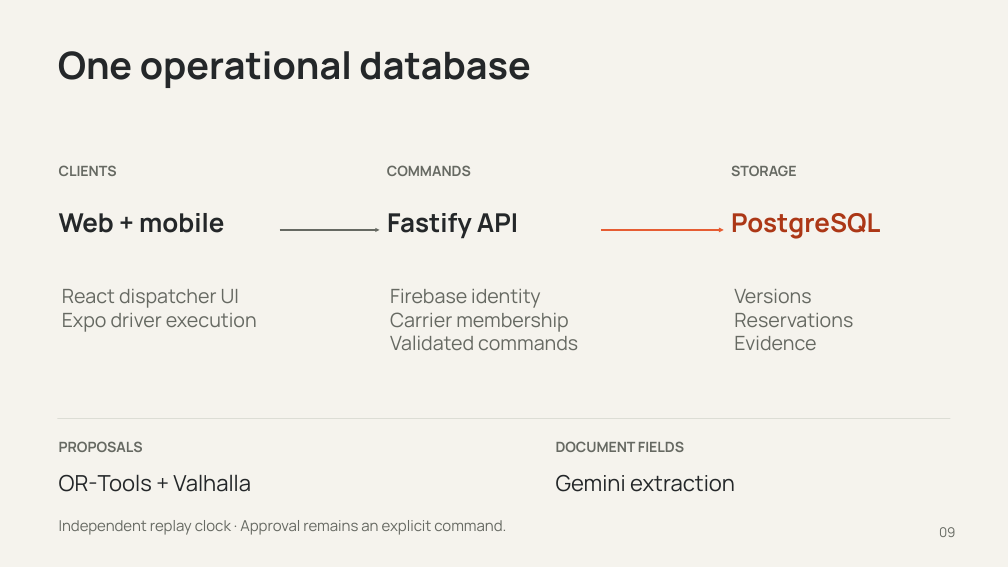
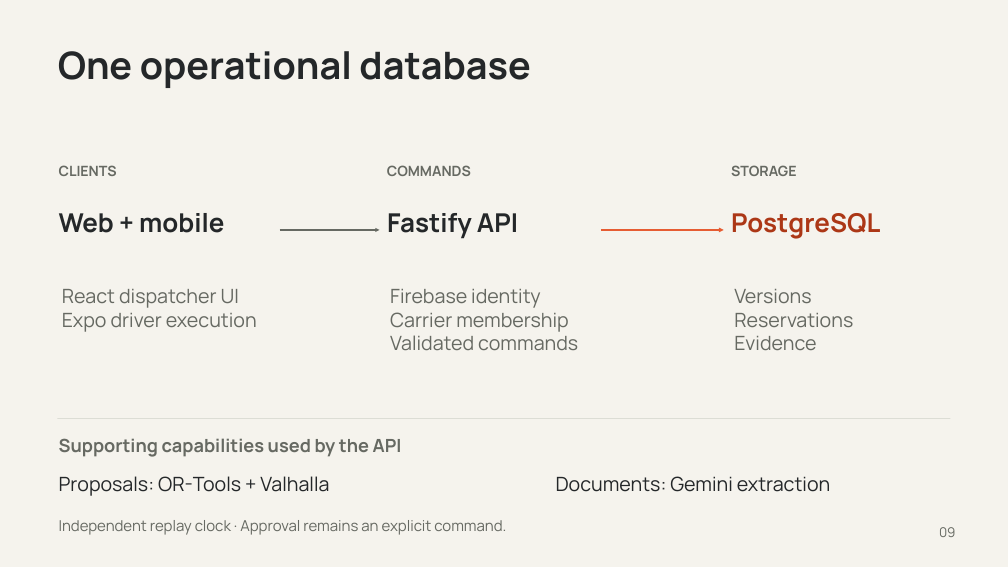
Before and after one commit to Zen-cronic/rhode, a slide deck: slide 9 of apps/web/public/demo/roadstar-pitch.pptx. Drawn at 1008x567 pixels with LibreOffice and Linux fonts; fonts in the diff are those of the drawing. Boxes give left, top, right and bottom in pixels: in the first picture for what was removed or moved away, otherwise in the second. Text is boxed around its words. In the diff, an @@ line names an element or a change of style, - is before the commit and + after.

Commit message:
feat: refine recovery presentation and record review gaps

```diff
--- a/apps/web/public/demo/roadstar-pitch.pptx
+++ b/apps/web/public/demo/roadstar-pitch.pptx
@@ text at (59,438,402,457): text changed; size 13.5 to 17.2 pt @@
-PROPOSALS
+Supporting capabilities used by the API
@@ text removed at (556,441,684,452) @@
-DOCUMENT FIELDS
@@ text at (59,476,329,496): text changed; size 21 to 18.8 pt @@
-OR-Tools + Valhalla
+Proposals: OR-Tools + Valhalla
@@ text at (556,476,831,492): text changed; size 21 to 18.8 pt @@
-Gemini extraction
+Documents: Gemini extraction
```
Also in this commit, not shown: 38 other files.
